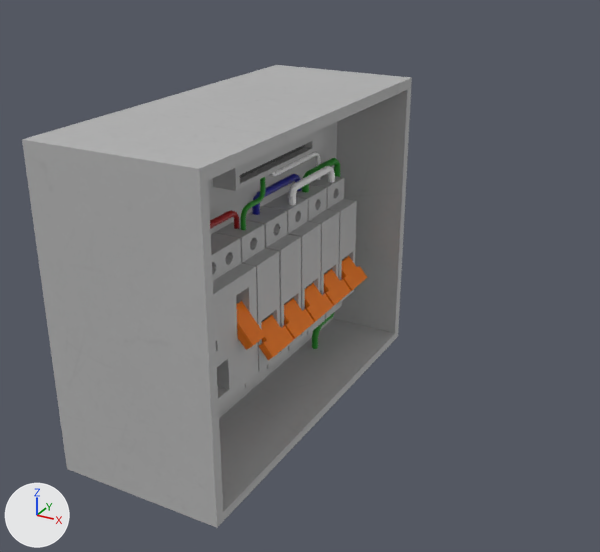
The Blender file Blender Files/FuseBox.blend as it was, and as the next commit left it.
The view is the same before and after, from a 50 mm lens placed at (0.345, -0.578, 1.021), pointed at (-0.033, 0.109, 0.677). The axes (+X, +Y, +Z) are drawn at lower left. The lights are the same throughout.

In view in the first picture: 'FuseBox.002'.
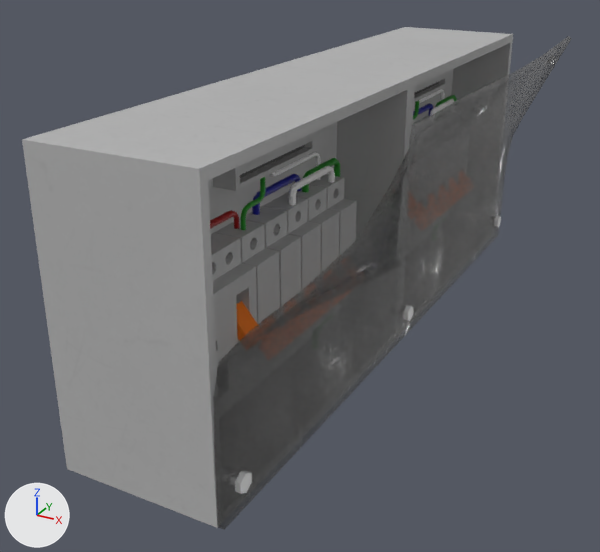
Where the newer file only moved an object's origin or applied its transform, the numbers keep the older frame.

The change in detail:
Picture 'PlateStraight_Material_Roughness.png.001' (img_platestraight_material_roughness_png_001) is new.
Picture 'PlateStraight_Material_BaseColor.png.001' (img_platestraight_material_basecolor_png_001) is new.
Picture 'PlateStraight_Material_Alpha.png' (img_platestraight_material_alpha_png) is new.
Picture 'PlateStraight_Material_Normal.png.001' (img_platestraight_material_normal_png_001) is new.
Picture 'PlateStraight_Material_Metallic.png.001' (img_platestraight_material_metallic_png_001) is new.
Material 'Screw' (mat_screw) is new.
Its base color is (0.8, 0.8, 0.8) (white #e7e7e7).
Material 'MetalPlateStraight' (mat_metalplatestraight) is new.
Uses the picture img_platestraight_material_alpha_png.
Uses the picture img_platestraight_material_basecolor_png_001.
Uses the picture img_platestraight_material_metallic_png_001.
Uses the picture img_platestraight_material_normal_png_001.
Uses the picture img_platestraight_material_roughness_png_001.
Mesh me_cube_004 is new.
It has 1760 vertices, 1529 faces and spans x -0.052..0.098, y -0.176..0.175, z -0.138..0.141.
It uses material mat_baketest.
Mesh me_cylinder_003 is new.
It has 60 vertices, 64 faces and spans x -0.0335..0.0262, y -0.0077..0.0077, z -0.0089..0.0089.
It uses material mat_screw (white #e7e7e7).
Mesh me_cylinder_002 is new.
It has 60 vertices, 64 faces and spans x -0.0335..0.0262, y -0.0077..0.0077, z -0.0089..0.0089.
It uses material mat_screw (white #e7e7e7).
Mesh me_cube_005 is new.
It has 824 vertices, 834 faces and spans x -0.026..0.111, y -0.355..0.35, z -0.141..0.139.
It uses material mat_metalplatestraight.
Object 'FuseBox.003' (ob_fusebox_003) is new; it shows me_cube_004.
Its location is (-0.048, 0.355, 0.734).
Object 'Screw.002' (ob_screw_002) is new; it shows me_cylinder_003.
Its location is (0.036, 0.51, 0.625).
Object 'Screw.001' (ob_screw_001) is new; it shows me_cylinder_002.
Its location is (0.036, 0.182, 0.625).
Object 'Screw' (ob_screw) is new; it shows a copy of me_cylinder_002.
Its location is (0.036, -0.148, 0.625).
Object 'PlateBent' (ob_platebent) is new; it shows me_cube_005.
Its location is (0.076, 0.183, 0.737).

Changed parts and their boxes (x1, y1, x2, y2) in the pictures (600 x 552 px):
'PlateBent', added: after (213, 36, 572, 530)
'FuseBox.003', added: after (277, 27, 513, 322)
'Screw', added: after (235, 471, 252, 494)
'Screw.001', added: after (403, 305, 413, 321)
'Screw.002', added: after (494, 215, 501, 228)
